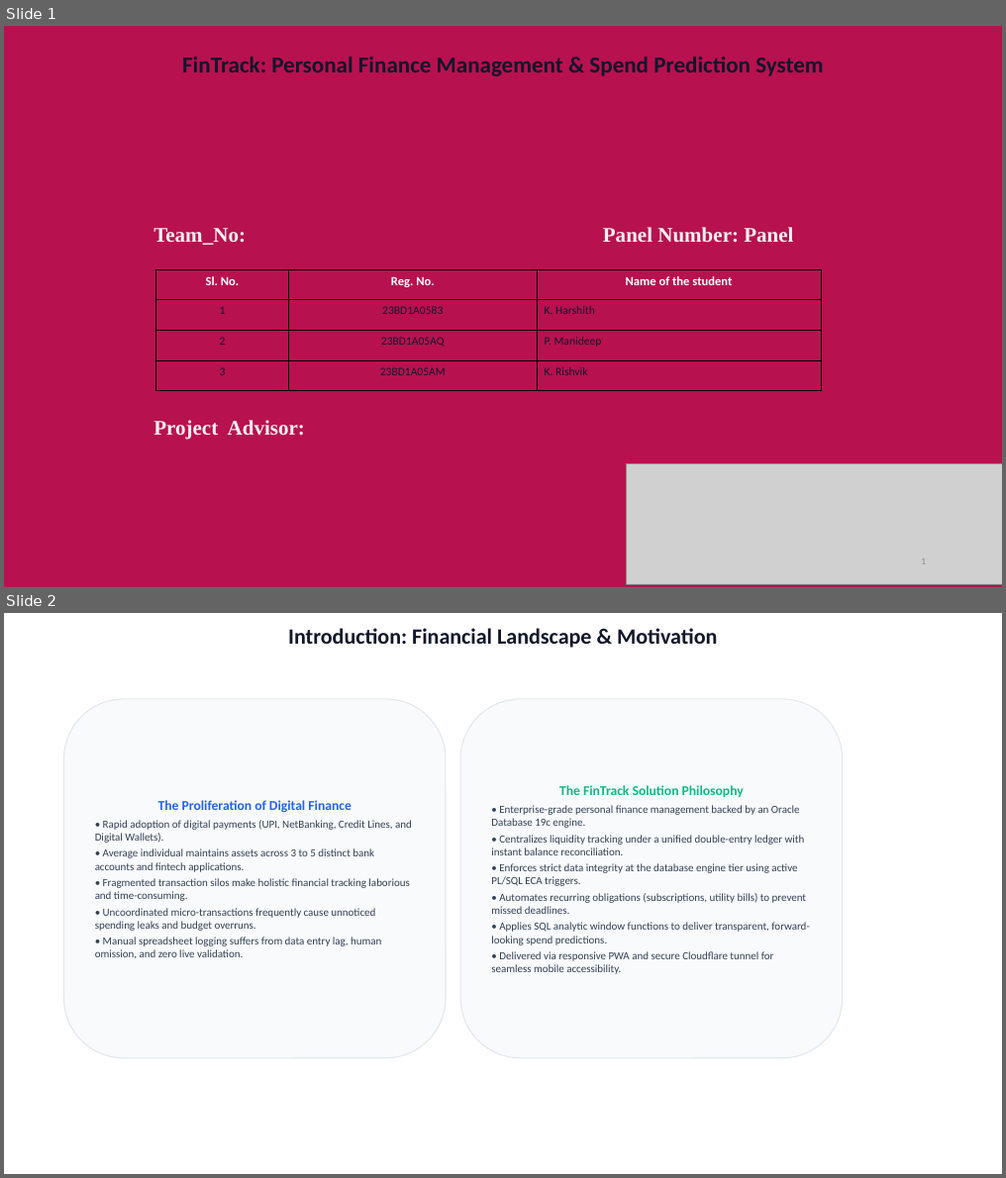
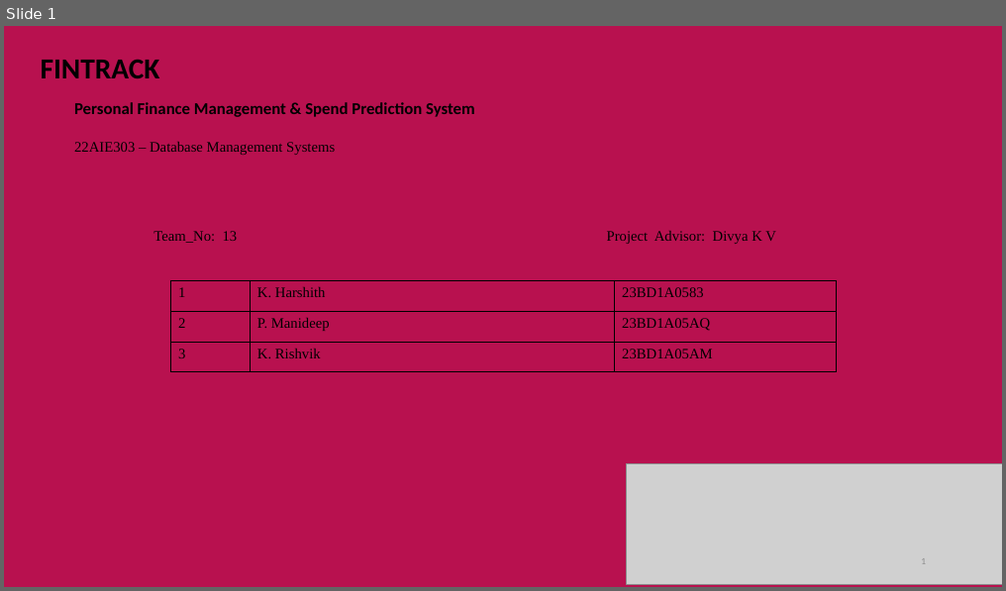
Before and after one commit to harshithchowdary999/Fintrack, a slide deck: FinTrack_Presentation.pptx. Shown one above the other, each under a label of ours: slides 1 and 2 before the commit, slide 1 after it. The pictures are 1006x1178 and 1006x591 pixels, drawn with LibreOffice and Linux fonts; fonts in the diff are those of the drawing; grey boxes stand for pictures; background and template pictures are left out. Boxes give left, top, right and bottom in pixels: in the first picture for what was removed or moved away, otherwise in the second. Text is boxed around its words. In the diff, an @@ line names an element or a change of style, - is before the commit and + after.

Commit message:
Update FinTrack presentation with exact Amrita DBMS 12-slide template structure and visual diagrams

```diff
--- a/FinTrack_Presentation.pptx
+++ b/FinTrack_Presentation.pptx
@@ slide 2 removed at (x1=4, y1=613, x2=1002, y2=1174), background #FFFFFF @@
@@ title removed at (x1=288, y1=628, x2=717, y2=648) @@
-Introduction: Financial Landscape & Motivation
@@ rounded rectangle removed at (x1=63, y1=699, x2=446, y2=1059) @@
-The Proliferation of Digital Finance
-• Rapid adoption of digital payments (UPI, NetBanking, Credit Lines, and Digital Wallets).
-• Average individual maintains assets across 3 to 5 distinct bank accounts and fintech applications.
-• Fragmented transaction silos make holistic financial tracking laborious and time-consuming.
-• Uncoordinated micro-transactions frequently cause unnoticed spending leaks and budget overruns.
-• Manual spreadsheet logging suffers from data entry lag, human omission, and zero live validation.
@@ rounded rectangle removed at (x1=460, y1=699, x2=843, y2=1059) @@
-The FinTrack Solution Philosophy
-• Enterprise-grade personal finance management backed by an Oracle Database 19c engine.
-• Centralizes liquidity tracking under a unified double-entry ledger with instant balance reconciliation.
-• Enforces strict data integrity at the database engine tier using active PL/SQL ECA triggers.
-• Automates recurring obligations (subscriptions, utility bills) to prevent missed deadlines.
-• Applies SQL analytic window functions to deliver transparent, forward-looking spend predictions.
-• Delivered via responsive PWA and secure Cloudflare tunnel for seamless mobile accessibility.
@@ page number removed at (x1=14, y1=1144, x2=76, y2=1173) @@
-2
@@ slide 1 changed as well @@
@@ text added at (x1=41, y1=59, x2=160, y2=78), 28 pt, text #000000, bold @@
+FINTRACK
@@ text at (x1=74, y1=102, x2=475, y2=117): text changed; size 22 to 16 pt; text colour #0F172A to #000000 @@
-FinTrack: Personal Finance Management & Spend Prediction System
+Personal Finance Management & Spend Prediction System
@@ text added at (x1=74, y1=142, x2=335, y2=155), 14 pt, text #000000 @@
+22AIE303 – Database Management Systems
@@ text at (x1=153, y1=231, x2=776, y2=244): text changed; size 20 to 14 pt; text colour #F2F2F2 to #000000; bold off @@
-Team_No: Panel Number: Panel
-Project Advisor:
+Team_No: 13 Project Advisor: Divya K V
@@ table at (x1=171, y1=281, x2=837, y2=372) @@
-row 1: Sl. No. | Reg. No. | Name of the student
-row 2: 1 | 23BD1A0583 | K. Harshith
-row 3: 2 | 23BD1A05AQ | P. Manideep
-row 4: 3 | 23BD1A05AM | K. Rishvik
+row 1: 1 | K. Harshith | 23BD1A0583
+row 2: 2 | P. Manideep | 23BD1A05AQ
+row 3: 3 | K. Rishvik | 23BD1A05AM
@@ table resized from (x1=156, y1=271, x2=822, y2=379) to (x1=171, y1=281, x2=837, y2=372) @@
```
Also in this commit, not shown: 1 other slide changed, 10 slides added, 20 other slides removed.
